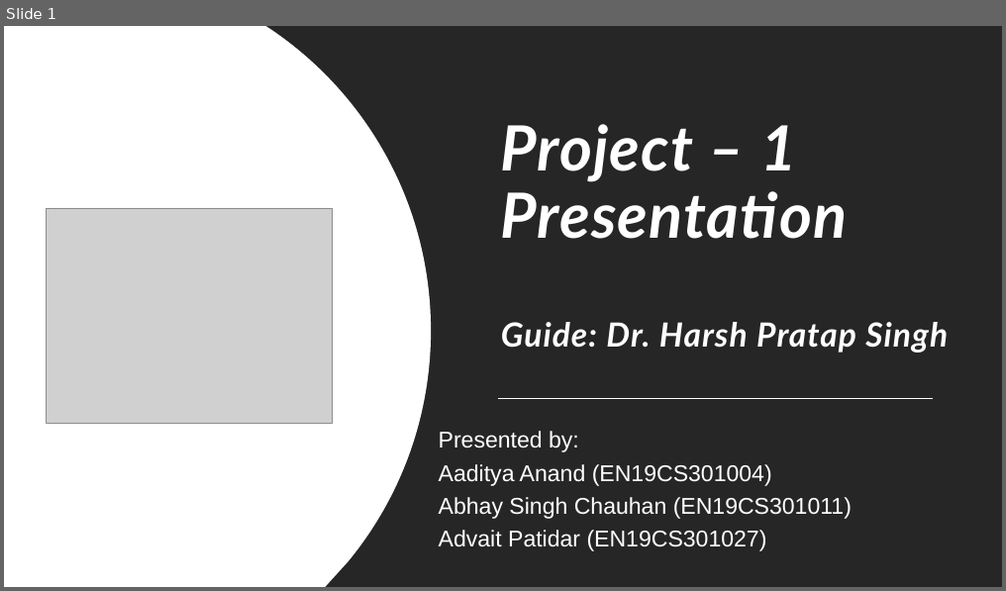
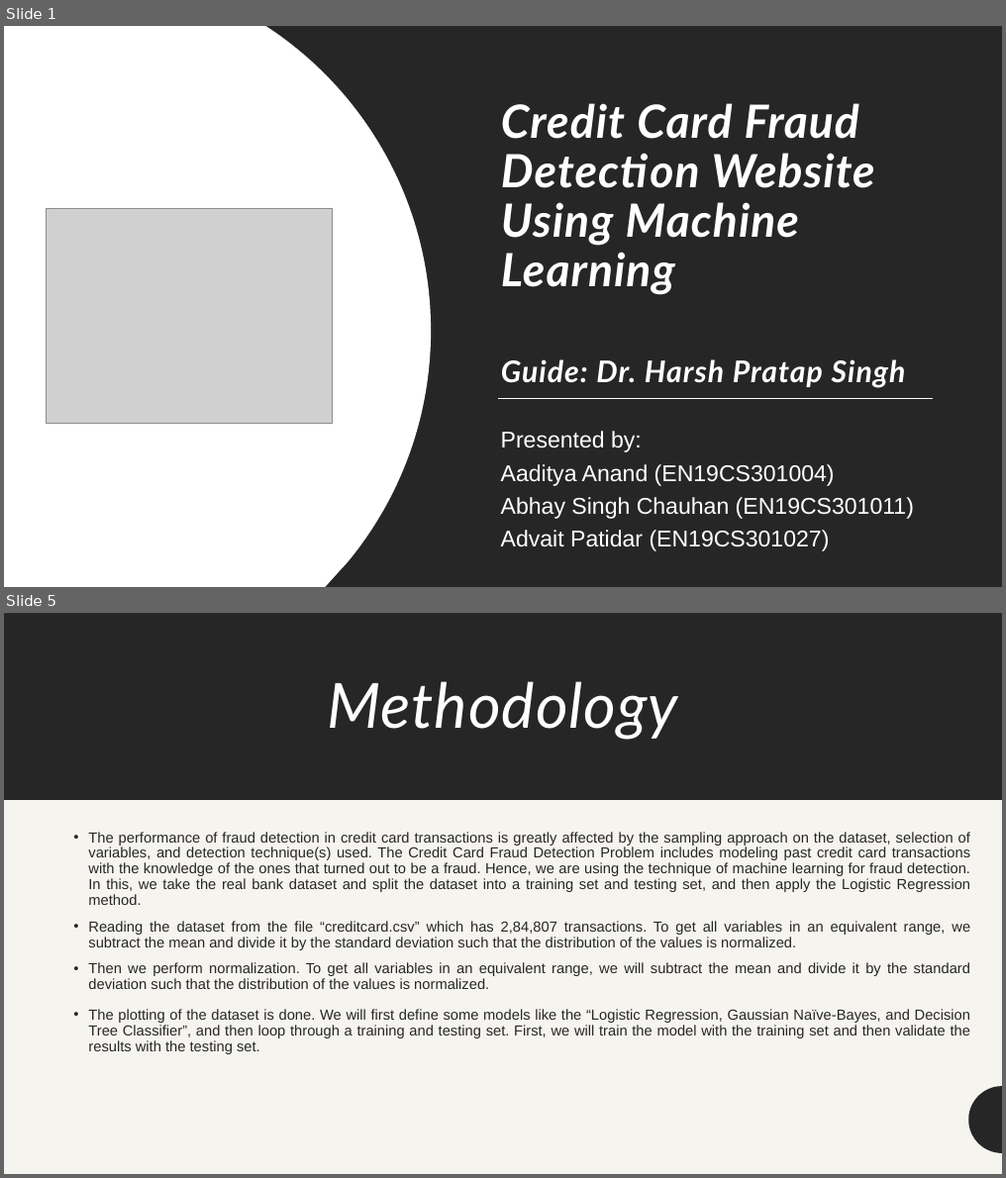
Before and after one commit to arcaneAB/fraud-detection-project, a slide deck: documentations/Project Presentation.pptx. Shown one above the other, each under a label of ours: slide 1 before the commit, slides 1 and 5 after it; the slides between them are not shown. The pictures are 1006x591 and 1006x1178 pixels, drawn with LibreOffice and Linux fonts; fonts in the diff are those of the drawing; grey boxes stand for pictures. Boxes give left, top, right and bottom in pixels: in the first picture for what was removed or moved away, otherwise in the second. Text is boxed around its words. In the diff, an @@ line names an element or a change of style, - is before the commit and + after.

```diff
--- a/documentations/Project Presentation.pptx
+++ b/documentations/Project Presentation.pptx
@@ slide 5 added at (x1=4, y1=613, x2=1002, y2=1174), background #F6F4EF @@
@@ rectangle added at (x1=4, y1=613, x2=1002, y2=1174), fill #F6F4EF @@
@@ rectangle added at (x1=4, y1=613, x2=1002, y2=800), fill #262626 @@
@@ title added at (x1=327, y1=681, x2=678, y2=740), 60 pt, text #FFFFFF, italic @@
+Methodology
@@ text added at (x1=88, y1=832, x2=970, y2=1055), 14 pt, text #262626 @@
+• The performance of fraud detection in credit card transactions is greatly affected by the sampling approach on the dataset, selection of variables, and detection technique(s) used. The Credit Card Fraud Detection Problem includes modeling past credit card transactions with the knowledge of the ones that turned out to be a fraud. Hence, we are using the technique of machine learning for fraud detection. In this, we take the real bank dataset and split the dataset into a training set and testing set, and then apply the Logistic Regression method.
+• Reading the dataset from the file “creditcard.csv” which has 2,84,807 transactions. To get all variables in an equivalent range, we subtract the mean and divide it by the standard deviation such that the distribution of the values is normalized.
+• Then we perform normalization. To get all variables in an equivalent range, we will subtract the mean and divide it by the standard deviation such that the distribution of the values is normalized.
+• The plotting of the dataset is done. We will first define some models like the “Logistic Regression, Gaussian Naïve-Bayes, and Decision Tree Classifier”, and then loop through a training and testing set. First, we will train the model with the training set and then validate the results with the testing set.
@@ freeform shape added at (x1=969, y1=1086, x2=1002, y2=1154), fill #262626 @@
@@ freeform shape added at (x1=969, y1=1086, x2=1002, y2=1154), fill #262626 @@
@@ slide 1 changed as well @@
@@ title at (x1=501, y1=103, x2=906, y2=388): text changed; size 32 to 44.1 pt @@
-Project – 1
-Presentation
-Guide: Dr. Harsh Pratap Singh
+Credit Card Fraud Detection Website Using Machine
+Learning
+Guide: Dr. Harsh Pratap Singh
@@ subtitle "Presented by:" moved from (x1=439, y1=431, x2=851, y2=552) to (x1=501, y1=431, x2=914, y2=552) @@
```
Also in this commit, not shown: 4 other slides changed, 15 other slides added, 8 slides removed.
